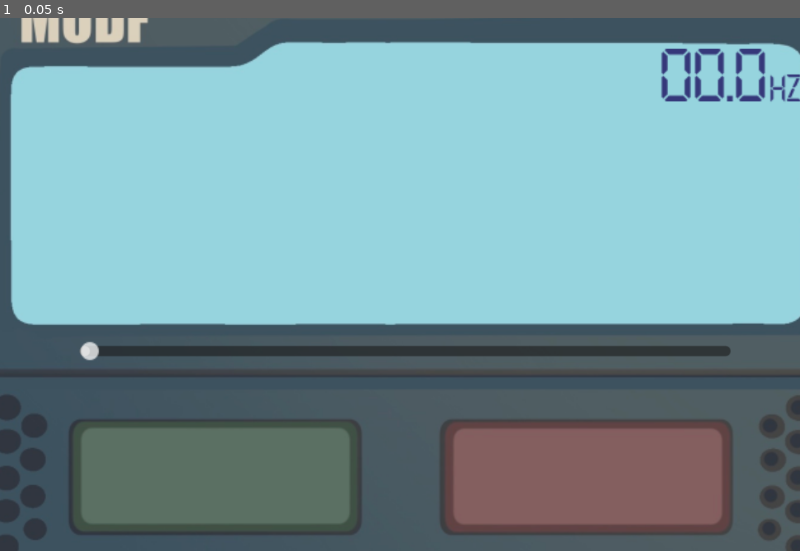
Above: before the commit, frame 1.
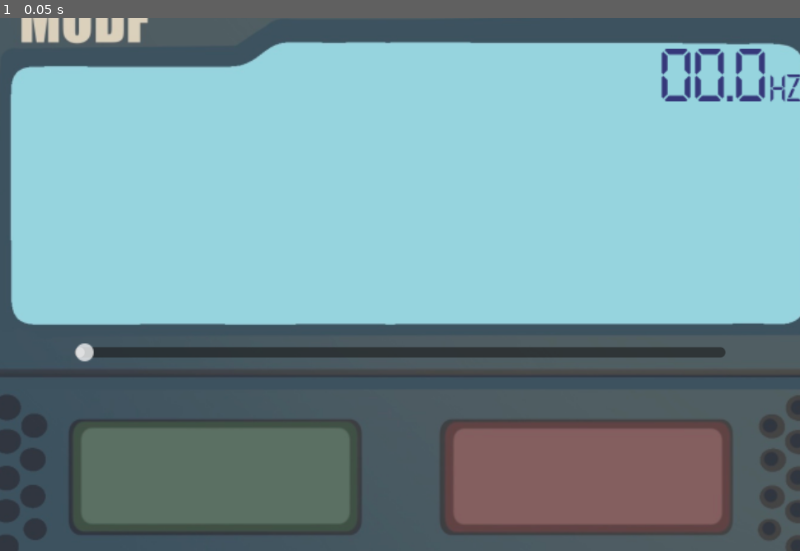
Above: after the commit, the same moment.

Repository: BecquerelBoy/EscapeRadio
Game: Godot game, scene res://Scene/Main.tscn
Same seed, same stepped clock (60 frames per second), same inputs: the game is played once before the commit and once after it. The engine's default icon, where the game draws it, is replaced by a stand-in: a white triangle on a blue panel in a dark square.
Inputs:
- Up to frame 1 (0.05 s): no input

The runs differ from the first frame. In frame 1, 0.4% of the frame differs, in the area x 9-92%, y 60-65%.

Commit message:
texte qui marche

Diff:
--- a/radio/Scene/Main.tscn
+++ b/radio/Scene/Main.tscn
@@ -39,10 +39,10 @@
 color = Color(0.588235, 0.831373, 0.870588, 1)
 
 [node name="HSlider" type="HSlider" parent="Radio"]
-offset_left = -250.0
-offset_top = 21.0
-offset_right = 258.0
-offset_bottom = 37.0
+offset_left = -254.0
+offset_top = 22.0
+offset_right = 254.0
+offset_bottom = 38.0
 max_value = 99.9
 step = 0.1
 ticks_on_borders = true
@@ -104,17 +104,28 @@
 
 [node name="win" type="Sprite2D" parent="."]
 visible = false
-z_index = 10
 position = Vector2(12.7501, 11.2499)
 scale = Vector2(9.03515, 6.07422)
 texture = ExtResource("2_kg3f6")
 
-[node name="Textebox" type="Node" parent="."]
+[node name="Textebox" type="Control" parent="."]
+z_index = 10
+layout_mode = 3
+anchors_preset = 0
 script = ExtResource("6_rp72t")
 
-[node name="Text" type="Label" parent="Textebox"]
+[node name="MarginContainer" type="ScrollContainer" parent="Textebox"]
+layout_mode = 0
 offset_left = -299.0
-offset_top = -140.0
-offset_right = -247.0
-offset_bottom = -109.0
+offset_top = -154.0
+offset_right = 305.0
+offset_bottom = -17.0
+
+[node name="VBoxContainer" type="VBoxContainer" parent="Textebox/MarginContainer"]
+layout_mode = 2
+
+[node name="Text" type="Label" parent="Textebox/MarginContainer/VBoxContainer"]
+custom_minimum_size = Vector2(600, 0)
+layout_mode = 2
 label_settings = SubResource("LabelSettings_qlyp8")
+autowrap_mode = 2
--- /dev/null
+++ b/radio/Scene/button.gd
@@ -0,0 +1,11 @@
+extends Control
+
+
+# Called when the node enters the scene tree for the first time.
+func _ready() -> void:
+	pass # Replace with function body.
+
+
+# Called every frame. 'delta' is the elapsed time since the previous frame.
+func _process(delta: float) -> void:
+	pass
--- a/radio/Script/Global/Global.gd
+++ b/radio/Script/Global/Global.gd
@@ -1,4 +1,21 @@
 extends Node
 
+# Fréquence et variable de contrôle
 var Frequence : float
-var ok : float
+var ok : bool = false
+
+# Dictionnaire de textes associés à des nombres
+var textes : Dictionary = {
+	1: "En gros luden c'est un mythique euhh passive mythique",
+	2: "Voici un autre texte à afficher.",
+	3: "Un texte supplémentaire que tu veux afficher sur le label."
+}
+
+# Fonction pour démarrer l'affichage du texte selon un nombre
+func afficher_texte_par_numero(numero : int) -> void:
+	if textes.has(numero):  # Vérifier si le numéro existe dans le dictionnaire
+		var texte_a_afficher = textes[numero]
+		var label = get_node("/root/Menu/MarginContainer/VBoxContainer/Text")  # Accède au label
+		var script_label = label.get_script()  # Accède au script du label
+		script_label.full_text = texte_a_afficher
+		script_label.start_text_display()  # Démarre l'affichage du texte
--- a/radio/Script/frequence.gd
+++ b/radio/Script/frequence.gd
@@ -24,7 +24,7 @@
 
 func _process(delta: float) -> void:
 	Global.Frequence = slider.value
-	if abs(Global.Frequence - 82.3) < 0.005:
+	if abs(Global.Frequence - 99.9) < 0.005:
 		if not tracking:
 			tracking = true
 			timer = 0.0
--- a/radio/Script/textebox.gd
+++ b/radio/Script/textebox.gd
@@ -1,25 +1,33 @@
-extends Node
+extends Control
 
-@onready var label: Label = $Text
-var full_text := "Voici le message que tu veux afficher progressivement."
+@onready var text: Label = $MarginContainer/VBoxContainer/Text
+@onready var scroll: ScrollContainer = $MarginContainer
+
+var full_text := ""
 var current_index := 0
-var letter_delay := 0.05  # délai entre chaque lettre en secondes
+var letter_delay := 0.05
 var timer := 0.0
 var displaying := false
+var texte_deja_lance := false  # Pour éviter de redémarrer le texte à chaque frame
 
 func _process(delta: float) -> void:
-	if Global.ok and not displaying:
+	if Global.ok and not texte_deja_lance:
+		full_text = Global.textes[1]
 		start_text_display()
+		texte_deja_lance = true
 
 	if displaying:
 		timer += delta
 		if timer >= letter_delay and current_index < full_text.length():
-			label.text += full_text[current_index]
+			text.text += full_text[current_index]
 			current_index += 1
 			timer = 0.0
 
+			await get_tree().process_frame
+			scroll.scroll_vertical = scroll.get_v_scroll_bar().max_value
+
 func start_text_display() -> void:
-	label.text = ""
+	text.text = ""
 	current_index = 0
 	timer = 0.0
 	displaying = true
